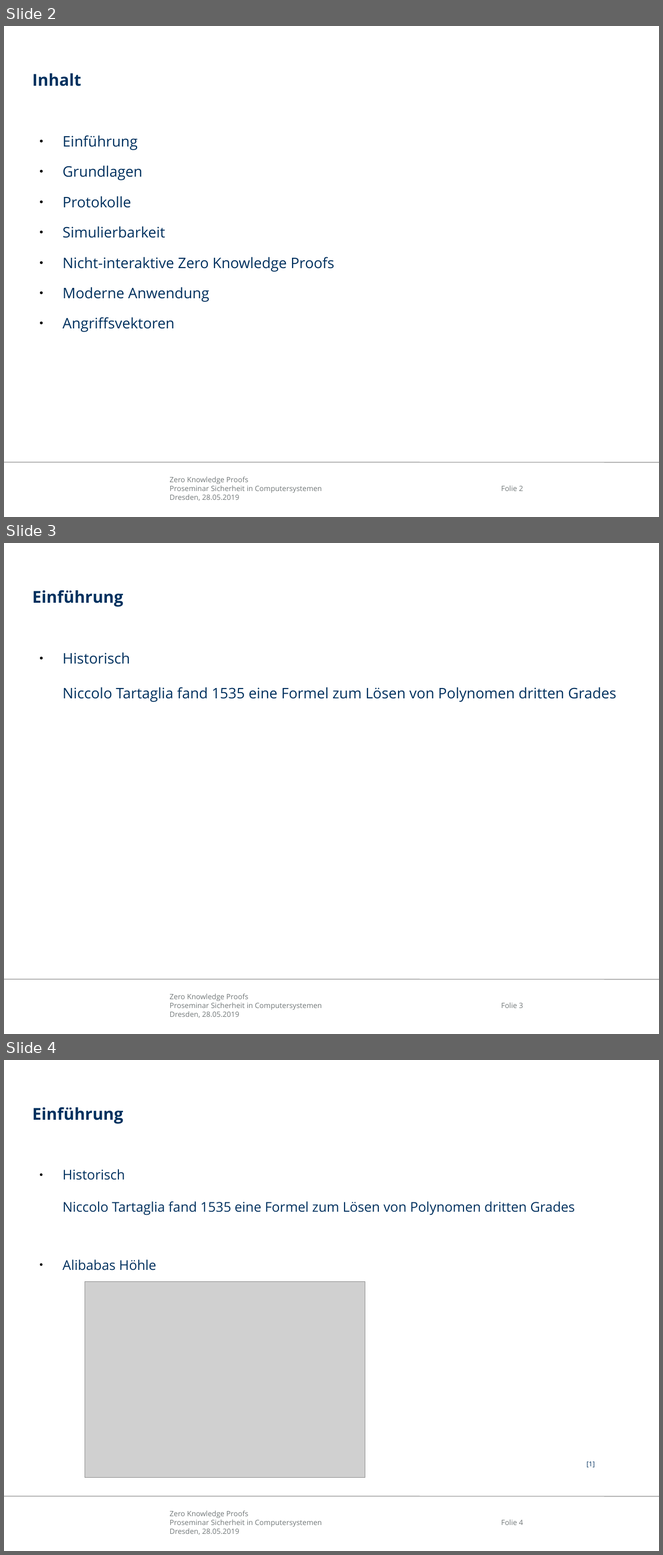
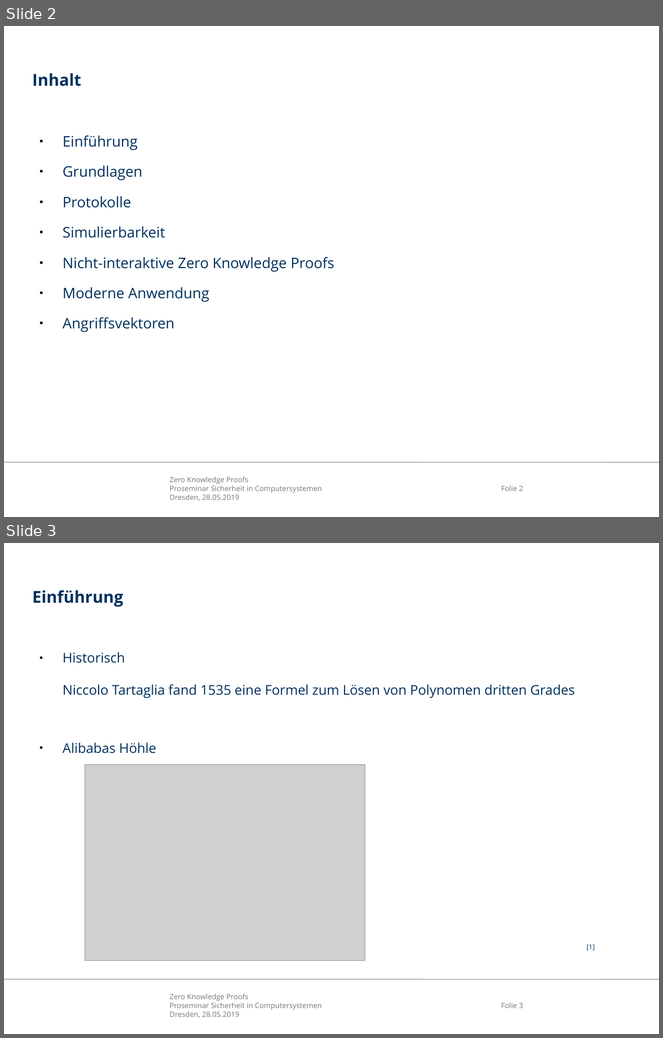
Before and after one commit to mostermann96/Presentations, a slide deck: Zero-Knowledge Proofs/Präsentation/ZKP.odp. Shown one above the other, each under a label of ours: slides 2, 3 and 4 before the commit, slides 2 and 3 after it. The pictures are 663x1555 and 663x1038 pixels, drawn with LibreOffice and Linux fonts; fonts in the diff are those of the drawing; grey boxes stand for pictures; background and template pictures are left out. Boxes give left, top, right and bottom in pixels: in the first picture for what was removed or moved away, otherwise in the second. Text is boxed around its words. In the diff, an @@ line names an element or a change of style, - is before the commit and + after.

```diff
--- a/Zero-Knowledge Proofs/Präsentation/ZKP.odp
+++ b/Zero-Knowledge Proofs/Präsentation/ZKP.odp
@@ slide 3 removed at (4, 543, 659, 1034), background #FFFFFF; not listed: 3 template elements that a slide beside it also shows @@
@@ title removed at (32, 590, 123, 607) @@
-Einführung
@@ text removed at (63, 652, 617, 702) @@
-● Historisch
-  Niccolo Tartaglia fand 1535 eine Formel zum Lösen von Polynomen dritten Grades
@@ what was slide 4 is now slide 3 @@
@@ page number at (501, 1003, 523, 1008): text changed @@
-Folie 4
+Folie 3
```
Also in this commit, not shown: 1 slide changed, 2 other slides removed, 1 other file.
